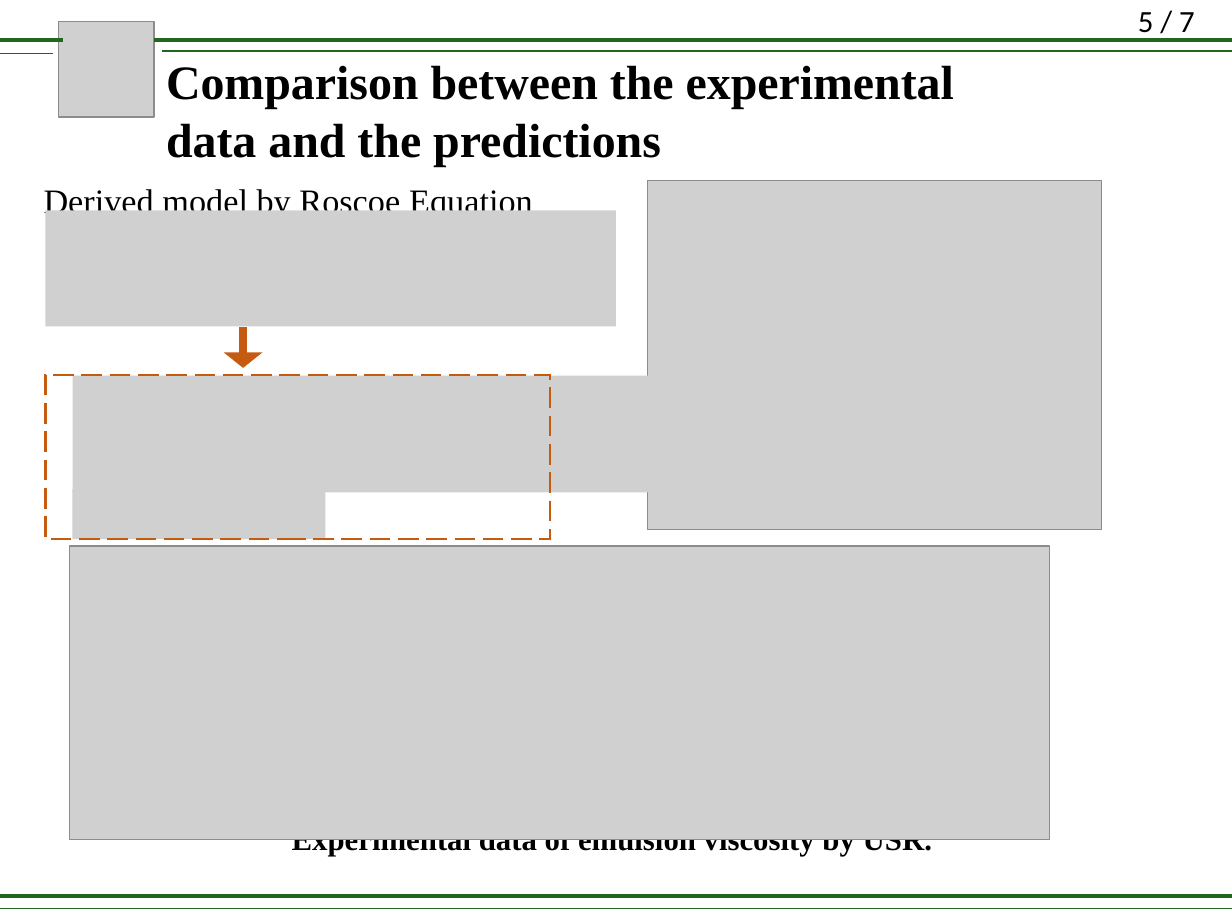
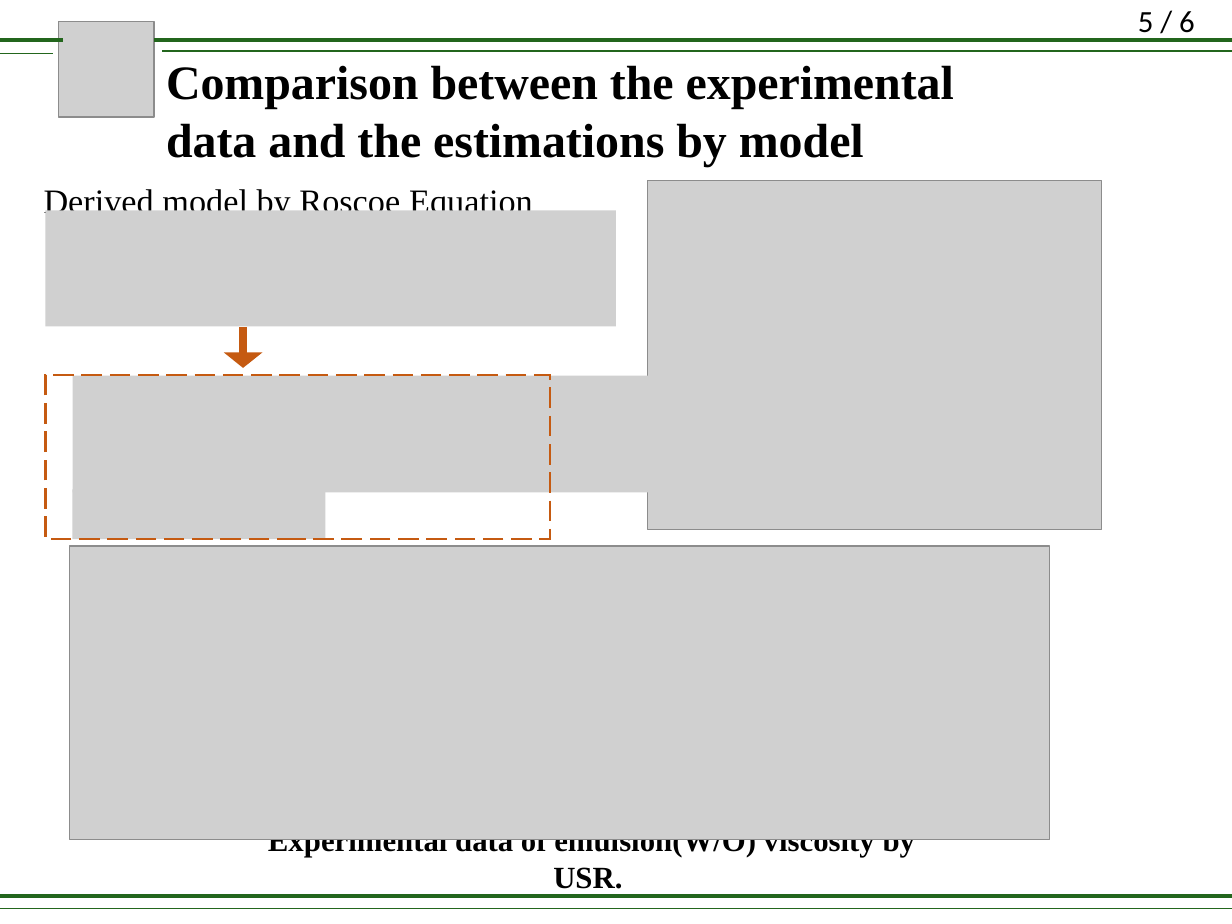
Before and after one commit to lirifuzui/UVPReader, a slide deck: slide 6 of RM_01.pptx. Drawn at 1232x924 pixels with LibreOffice and Linux fonts; fonts in the diff are those of the drawing; grey boxes stand for pictures. Boxes give left, top, right and bottom in pixels: in the first picture for what was removed or moved away, otherwise in the second. Text is boxed around its words. In the diff, an @@ line names an element or a change of style, - is before the commit and + after.

```diff
--- a/RM_01.pptx
+++ b/RM_01.pptx
@@ page number at [1138,11,1195,40]: text changed @@
-5 / 7
+5 / 6
@@ text at [166,65,954,166]: text changed @@
-Comparison between the experimental data and the predictions
+Comparison between the experimental data and the estimations by model
@@ text at [268,839,916,889]: text changed @@
-Experimental data of emulsion viscosity by USR.
+Experimental data of emulsion(W/O) viscosity by USR.
```
Also in this commit, not shown: 3 other slides changed, 1 other file.
